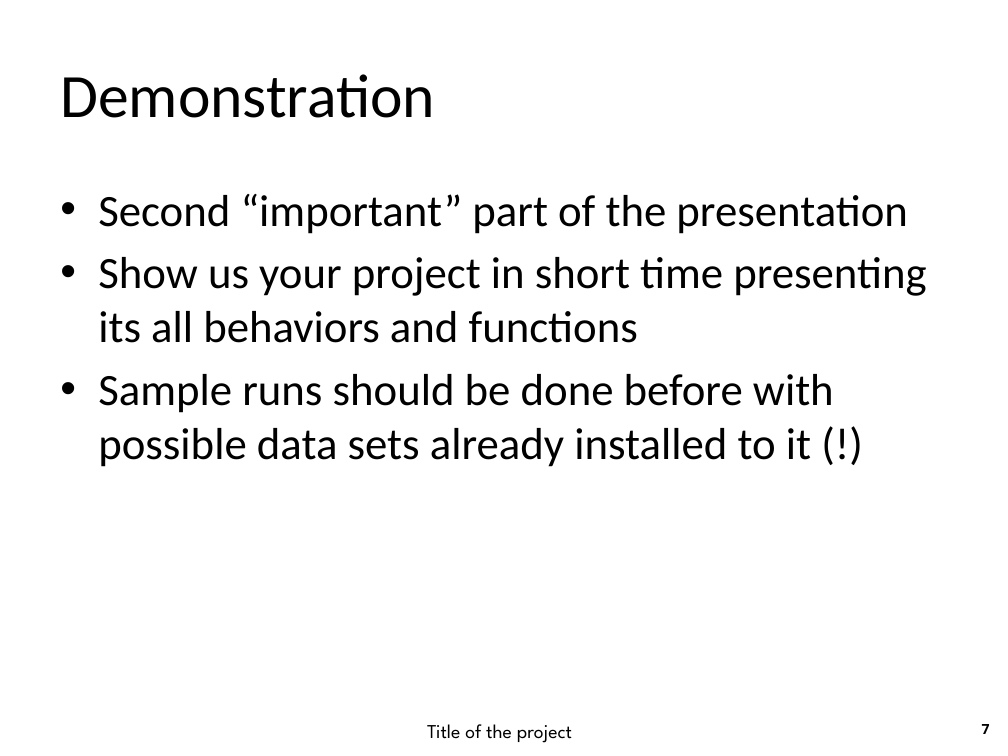
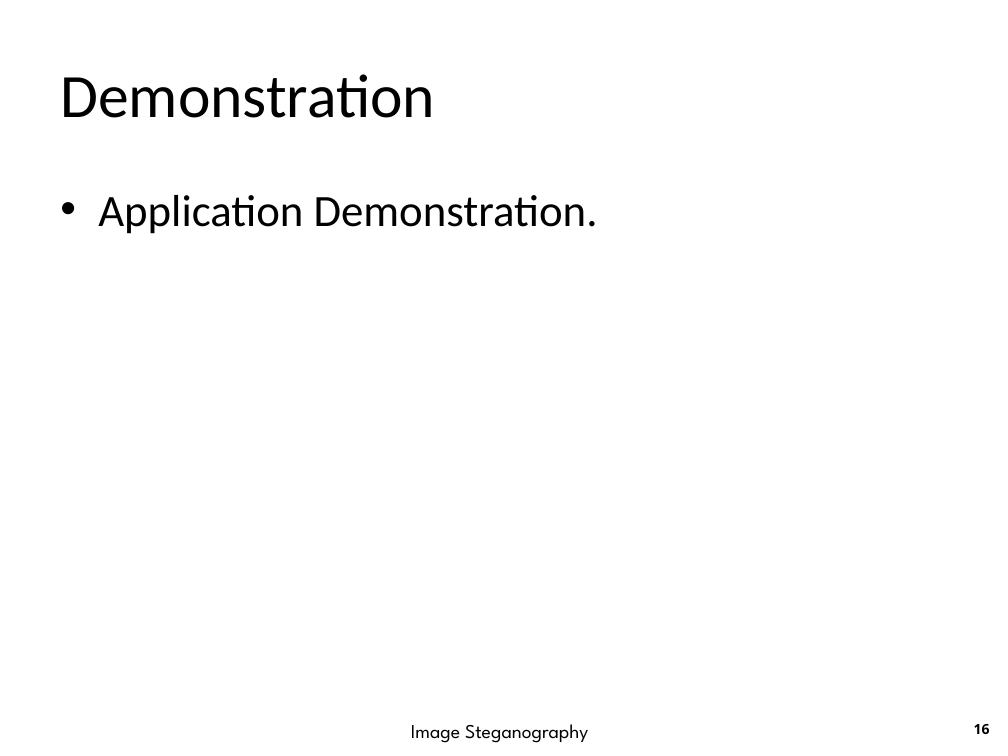
Before and after one commit to EmmanuelManeswa/Image-Steganography, a slide deck: slide 16 of docs/project 2/Project Presentation (154409 - Emmanuel Maneswa).pptx (slide 7 before the commit). Drawn at 1008x756 pixels with LibreOffice and Linux fonts; fonts in the diff are those of the drawing. Boxes give left, top, right and bottom in pixels: in the first picture for what was removed or moved away, otherwise in the second. Text is boxed around its words. In the diff, an @@ line names an element or a change of style, - is before the commit and + after.

```diff
--- a/docs/project 2/Project Presentation (154409 - Emmanuel Maneswa).pptx
+++ b/docs/project 2/Project Presentation (154409 - Emmanuel Maneswa).pptx
@@ text at (x1=98, y1=195, x2=598, y2=234): text changed @@
-• Second “important” part of the presentation
-• Show us your project in short time presenting its all behaviors and functions
-• Sample runs should be done before with possible data sets already installed to it (!)
+• Application Demonstration.
@@ text at (x1=411, y1=724, x2=588, y2=743): text changed @@
-Title of the project
+Image Steganography
@@ page number at (x1=974, y1=724, x2=990, y2=734): text changed @@
-7
+16
```
Also in this commit, not shown: 5 other slides changed, 11 slides added, 4 slides removed, 2 other files.
